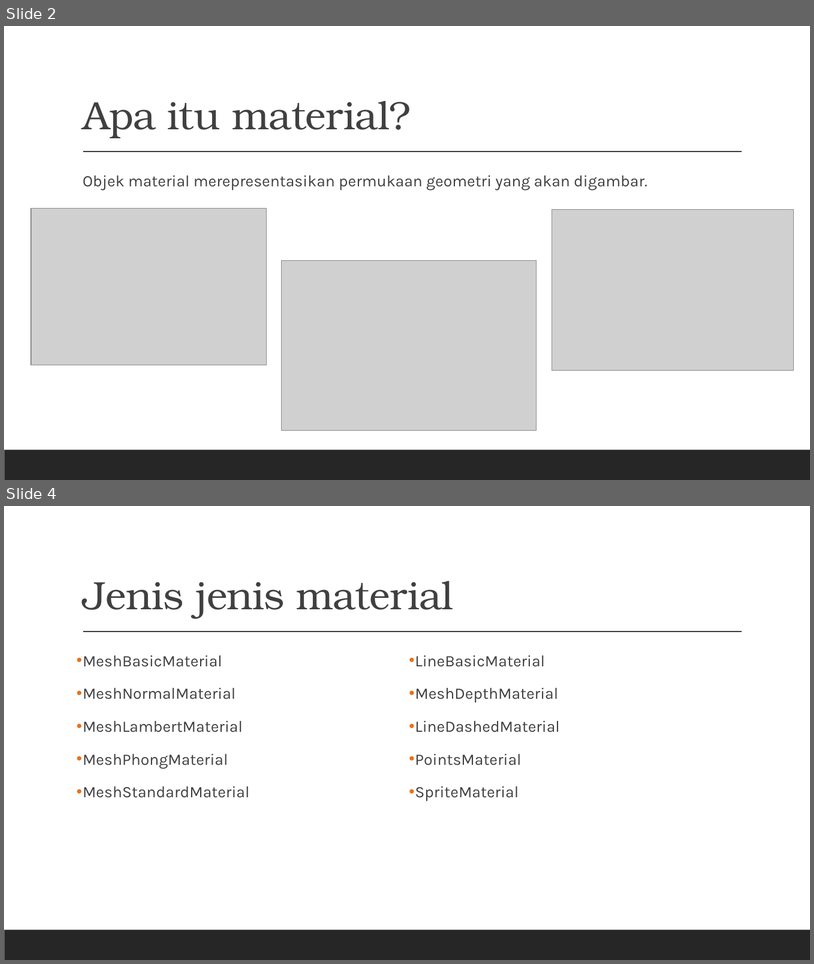
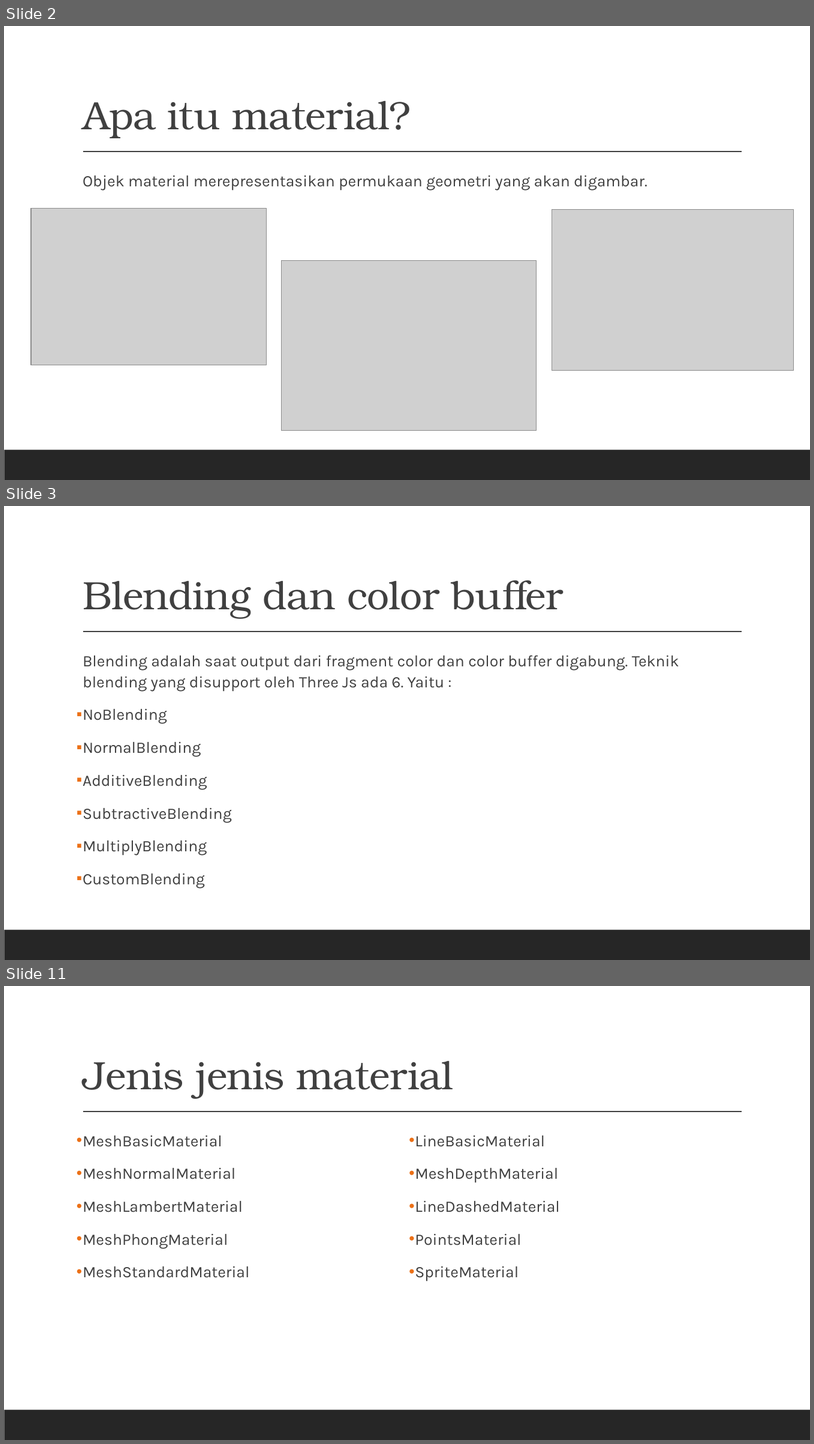
Before and after one commit to grafkom-2020/presentasi-threejs-grafkom-gang, a slide deck: documents/MATERIAL.pptx. Shown one above the other, each under a label of ours: slides 2 and 4 before the commit, slides 2, 3 and 11 after it; the slides between them are not shown. The pictures are 814x964 and 814x1444 pixels, drawn with LibreOffice and Linux fonts; fonts in the diff are those of the drawing; grey boxes stand for pictures. Boxes give left, top, right and bottom in pixels: in the first picture for what was removed or moved away, otherwise in the second. Text is boxed around its words. In the diff, an @@ line names an element or a change of style, - is before the commit and + after.

```diff
--- a/documents/MATERIAL.pptx
+++ b/documents/MATERIAL.pptx
@@ slide 3 added at [4,506,810,960], background #FFFFFF; not listed: 2 template elements that a slide beside it also shows @@
@@ title added at [83,580,564,619], 47 pt, text #404040 @@
+Blending dan color buffer
@@ text added at [83,655,680,888], 19 pt, text #404040 @@
+  Blending adalah saat output dari fragment color dan color buffer digabung. Teknik blending yang disupport oleh Three Js ada 6. Yaitu :
+▪ NoBlending
+▪ NormalBlending
+▪ AdditiveBlending
+▪ SubtractiveBlending
+▪ MultiplyBlending
+▪ CustomBlending
@@ what was slide 4 is now slide 11 @@
```
Also in this commit, not shown: 7 other slides added, 1 slide removed, 18 other files.
